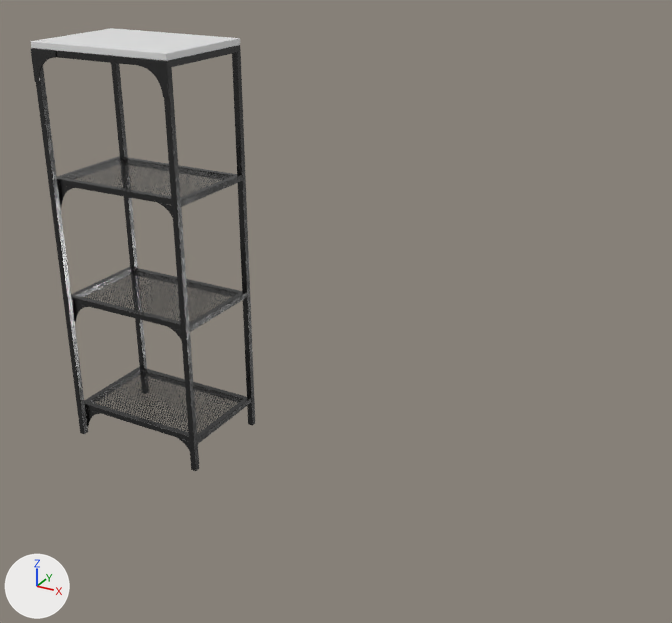
The Blender file fjaellbo_merged.blend, before and after one commit.
Camera for both pictures: a 50 mm camera at (19.3, -22.6, 17.4) aimed at (6.9, -0.1, 6.1). Every picture has the same lights, and +X, +Y and +Z are marked at lower left.

The scene before the commit, as lines of its bpy script (objects in view):
```python
me_cube_001 = bpy.data.meshes.new('Cube.001')
me_cube_001.from_pydata(...)  # 860 vertices, 898 faces; spans x -2.55..2.55, y -1.84..1.8, z 0.05..13.6
# faces by material slot: [710, 162, 26]
me_cube_001.materials.append(mat_black)
me_cube_001.materials.append(mat_black_perforated_001)
me_cube_001.materials.append(None)
ob_fjaellbo_merged = bpy.data.objects.new('Fjaellbo_Merged', me_cube_001)
ob_fjaellbo_merged.location = (0.0, 0.0, 0.0)
```
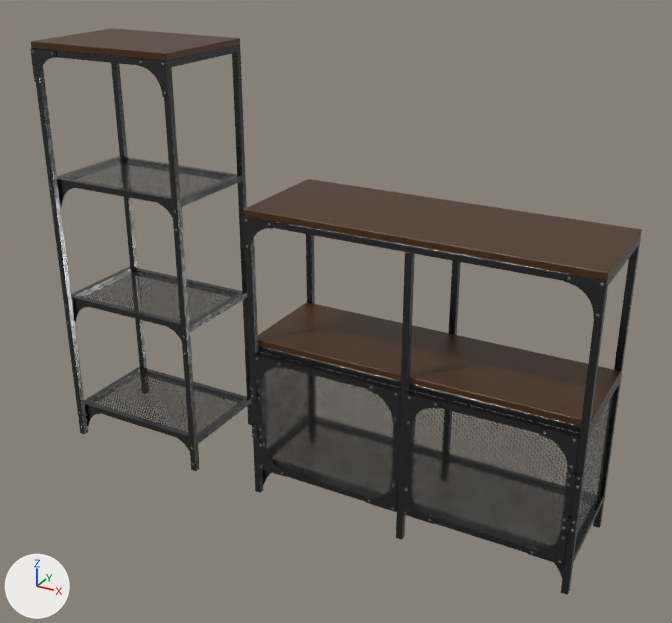
What the commit changed:
Picture 'beech_bump.jpg' (img_beech_bump_jpg) is new.
Picture 'beech222.jpg' (img_beech222_jpg) is new.
Material 'Metal.001' (mat_metal_001) is new.
Its base color is (0.303, 0.303, 0.303) (grey #969696).
Its metallic is 0.9.
Its roughness is 0.25.
Material 'Wood_fjaellbo' (mat_wood_fjaellbo) is new.
Uses the picture img_beech222_jpg.
Uses the picture img_beech_bump_jpg.
me_cube_001 is used by ob_fjaellbo_merged; location (0.0, 0.0, 0.0).
me_cube_001 had 860 vertices, 898 faces and spanned x -2.55..2.55, y -1.84..1.8, z 0.05..13.6.
me_cube_001 now has 11078 vertices, 11434 faces and spans x -2.55..2.55, y -1.87..1.8, z 0.05..13.6.
me_cube_001 part 1: 6876 vertices added at x -2.49..2.5, y -1.83..-1.79, z 0.27..9.11.
me_cube_001 part 2: 26 faces spanning x -2.55..2.55, y -1.8..1.8, z 13.4..13.6 switch from no material to mat_wood_fjaellbo.
me_cube_001 part 3: the surface is now shaded smooth.
me_cube_001 now uses material mat_metal_001 (grey #969696).
Mesh me_cube_006 is new.
It has 25546 vertices, 25536 faces and spans x -5.1..5.1, y -1.91..1.8, z 0.05..9.5.
Faces by material slot: [2290, 194, 52, 23000].
It uses material mat_black.
It uses material mat_black_perforated_001.
It uses material mat_wood_fjaellbo.
It uses material mat_metal_001 (grey #969696).
Object 'Fjaellbo_100x95' (ob_fjaellbo_100x95) is new; it shows me_cube_006.
Its location is (10.0, 0.0, 0.0).

Location of each change, [x1, y1, x2, y2] in pixels of the pictures (672 x 623 px):
'Fjaellbo_100x95', added: after [243, 179, 642, 595]
    faces in mat_wood_fjaellbo: [244, 179, 642, 428]
    faces in mat_black: [243, 216, 641, 595]
    faces in mat_black_perforated_001: [263, 353, 614, 549]
    faces in mat_metal_001 (grey #969696): [245, 219, 604, 563]
'Fjaellbo_Merged', reshaped: before [31, 28, 255, 471]; after [30, 28, 252, 471]
part 1 of me_cube_001, added: after [50, 188, 194, 465]
part 2 of me_cube_001, recoloured (white to brown): [31, 28, 240, 61] in both
